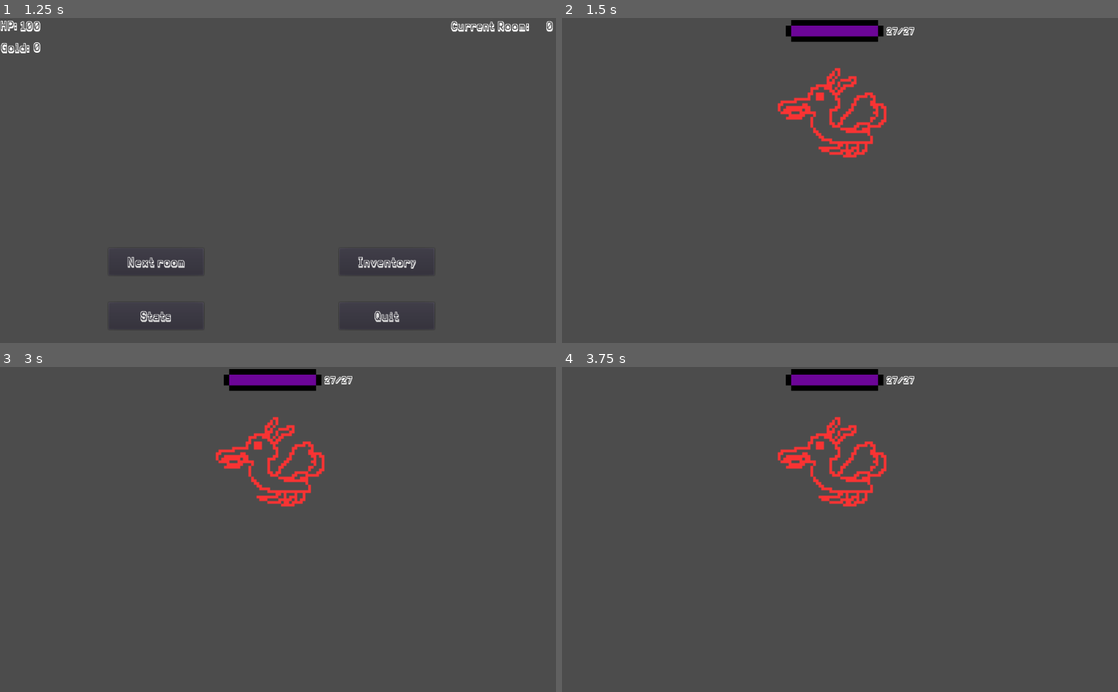
Above: before the commit, frames 1-4 (two rows, left to right).
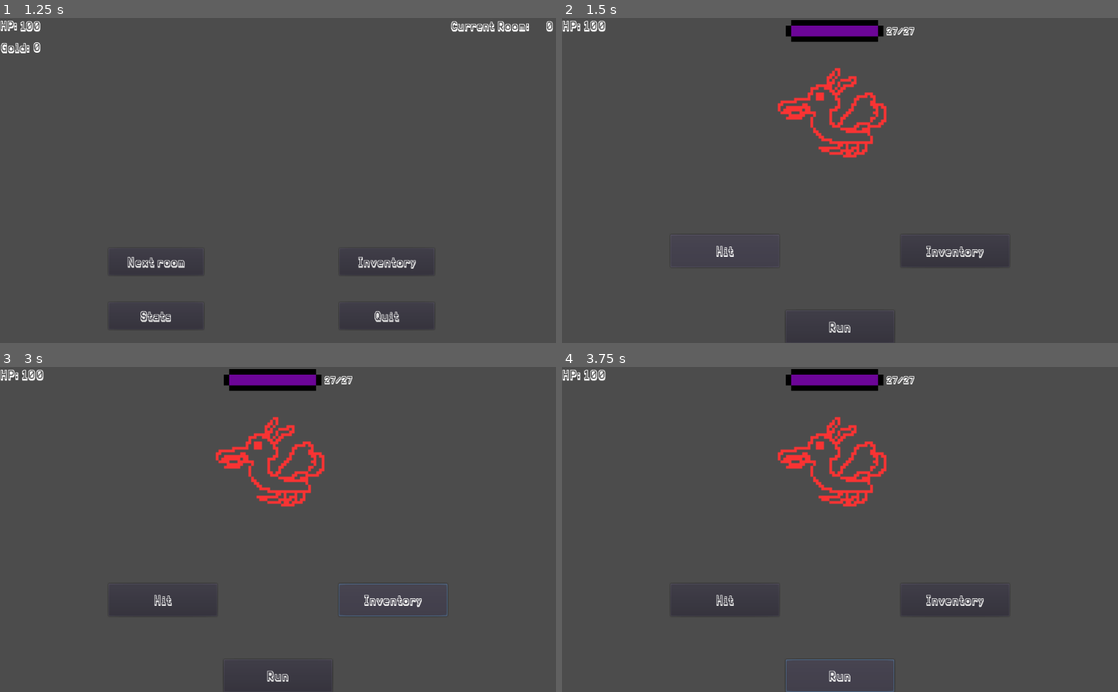
Above: after the commit, the same moments.

Repository: xFrenchy/Zeiga
Game: Godot game, scene res://Scenes_Scripts/TitleScreen.tscn
Two runs of this game, one before a commit and one after it. Both use one fixed random seed, a clock stepped at 60 frames per second and the inputs below.
Inputs (mouse positions are in pixels of both pictures, inside the frame that each line leads up to):
- Up to frame 1 (1.25 s): click "Play" at 0.5 s
- Up to frame 2 (1.5 s): click "Next room" at 1.25 s
- Up to frame 3 (3 s): click (161, 601) at 2 s, where only the run after the commit has a clickable "Hit"; click (394, 601) at 2.75 s, where only the run after the commit has a clickable "Inventory"
- Up to frame 4 (3.75 s): click (840, 675) at 3.5 s, where only the run after the commit has a clickable "Run"

Frame 1 is identical in both runs. In frame 2, 0.6% of the frame differs, in the area x 0-80%, y 0-100%; in frame 3, 0.7%; in frame 4, 0.7%.
Error before the commit: Invalid set index 'currentMonster' (on base: 'Node (Globals.gd)') with value of type 'Position2D (BabyDragon.gd)'. (res://Scenes_Scripts/Main.gd:41)
Error after the commit: Invalid call. Nonexistent function 'display_msg_timer' in base 'CanvasLayer (FightHUD.gd)'. (res://Scenes_Scripts/Main.gd:43)

Commit message:
-Added new variable to store current monster -Moving fighting mechanic to the fightHUD

Diff:
--- a/Scenes_Scripts/Globals.gd
+++ b/Scenes_Scripts/Globals.gd
@@ -15,6 +15,7 @@
 var room_number = 0
 var player_inventory : Array = []
 var is_fight_ongoing = false
+var currentMonster
 
 var hitting_sound_wav = preload("res://Music_Sounds/PlayerHit.wav")
 var taking_hit_sound_wav = preload("res://Music_Sounds/PlayerIsHit.wav")
@@ -41,6 +42,12 @@
 	get_tree().get_root().add_child(hit_sound)
 	get_tree().get_root().add_child(taking_hit_sound)
 	hud.spawn_enemy(monster)
+	# At this point the user has three choices, each choice takes a turn
+	# Signal for hit, user hits the monster, monster hits back
+
+	# Signal for inventory, user opens inventory, if something is consumed, monster hits and user skips
+
+	# Signal for run, user attempts to run, if failed, monster hits, user skips
 
 
 # keep fighting until the monster or player dies
